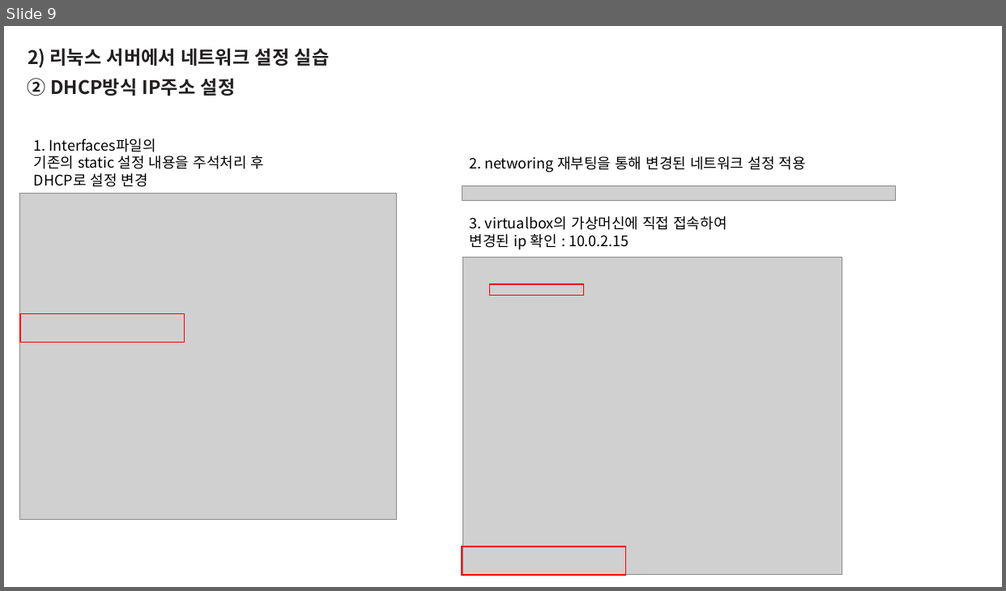
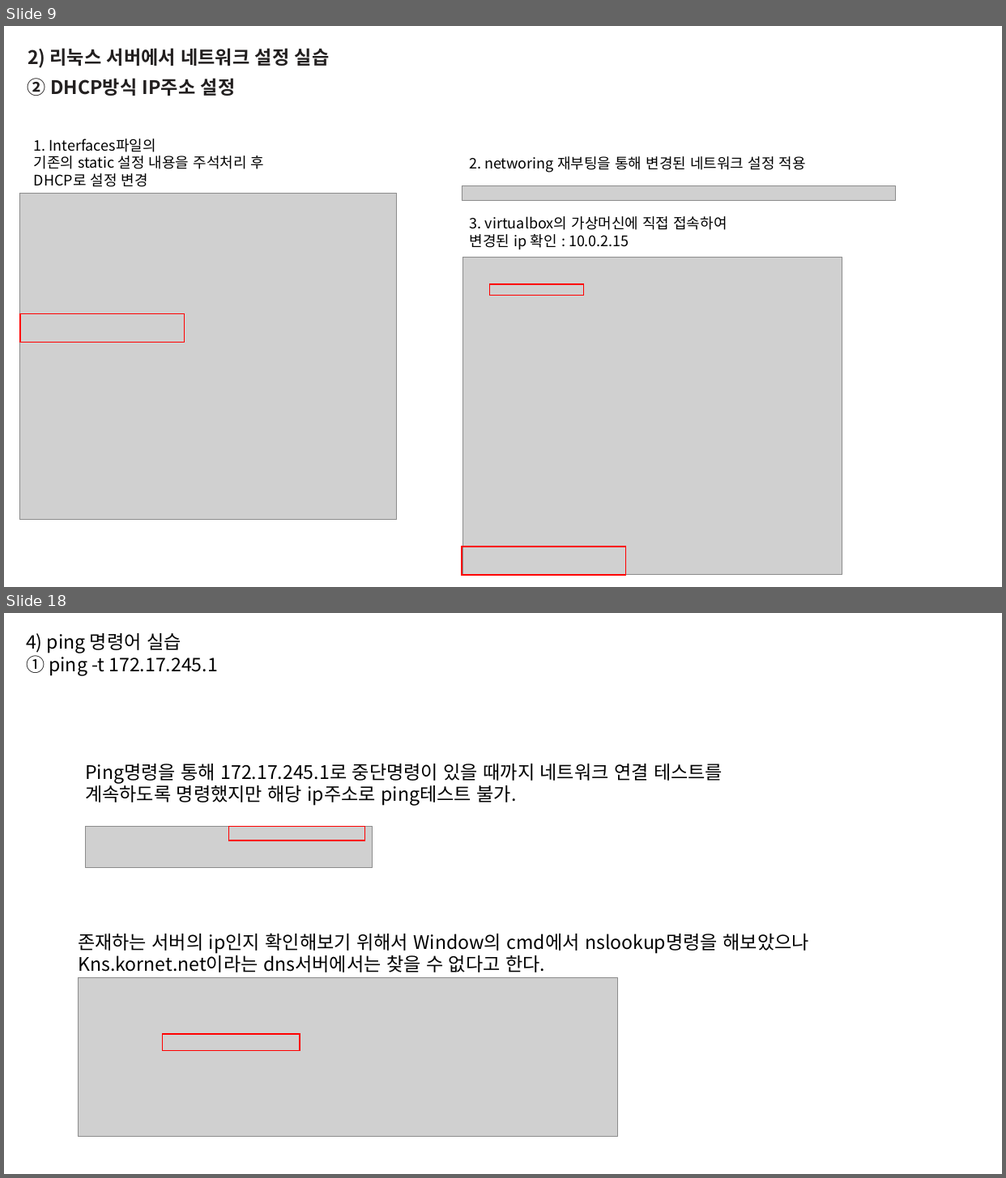
Before and after one commit to blueduckgraymouse/KOPO_SoftwareCoding, a slide deck: 리눅스 프로그래밍 수업/7강/35_임현덕_20220411.pptx. Shown one above the other, each under a label of ours: slide 9 before the commit, slides 9 and 18 after it; the slides between them are not shown. The pictures are 1006x591 and 1006x1178 pixels, drawn with LibreOffice and Linux fonts; fonts in the diff are those of the drawing; grey boxes stand for pictures. Boxes give left, top, right and bottom in pixels: in the first picture for what was removed or moved away, otherwise in the second. Text is boxed around its words. In the diff, an @@ line names an element or a change of style, - is before the commit and + after.

```diff
--- a/리눅스 프로그래밍 수업/7강/35_임현덕_20220411.pptx
+++ b/리눅스 프로그래밍 수업/7강/35_임현덕_20220411.pptx
@@ slide 18 added at (x1=4, y1=613, x2=1002, y2=1174), background #FFFFFF @@
@@ text added at (x1=26, y1=633, x2=218, y2=675), 18 pt, text #000000 @@
+4) ping 명령어 실습
+① ping -t 172.17.245.1
@@ text added at (x1=85, y1=764, x2=722, y2=806), 18 pt, text #000000 @@
+Ping명령을 통해 172.17.245.1로 중단명령이 있을 때까지 네트워크 연결 테스트를
+계속하도록 명령했지만 해당 ip주소로 ping테스트 불가.
@@ picture added at (x1=85, y1=826, x2=372, y2=867) @@
@@ rectangle added at (x1=228, y1=826, x2=364, y2=841), outline #FF0000 1 pt @@
@@ text added at (x1=78, y1=933, x2=809, y2=973), 18 pt, text #000000 @@
+존재하는 서버의 ip인지 확인해보기 위해서 Window의 cmd에서 nslookup명령을 해보았으나
+Kns.kornet.net이라는 dns서버에서는 찾을 수 없다고 한다.
@@ picture added at (x1=78, y1=977, x2=618, y2=1136) @@
@@ rectangle added at (x1=163, y1=1034, x2=300, y2=1051), outline #FF0000 1 pt @@
```
Also in this commit, not shown: 2 slides changed, 16 other slides added, 3 slides removed.
